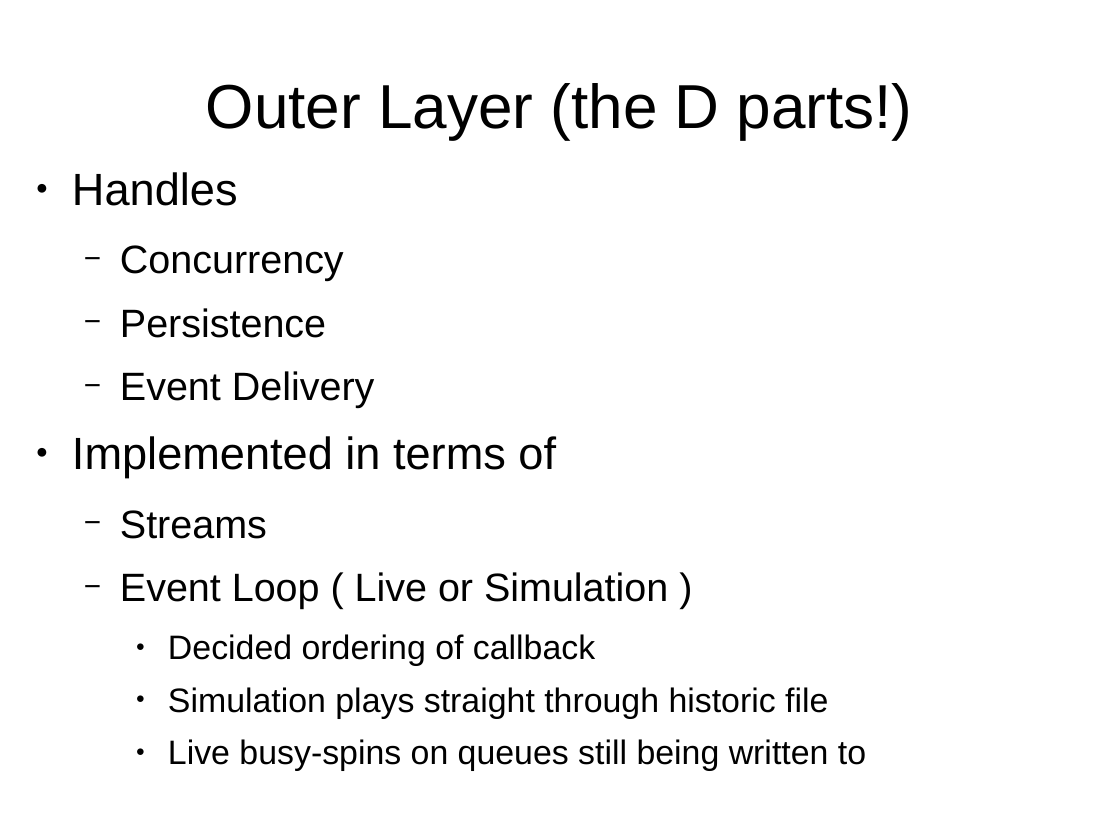
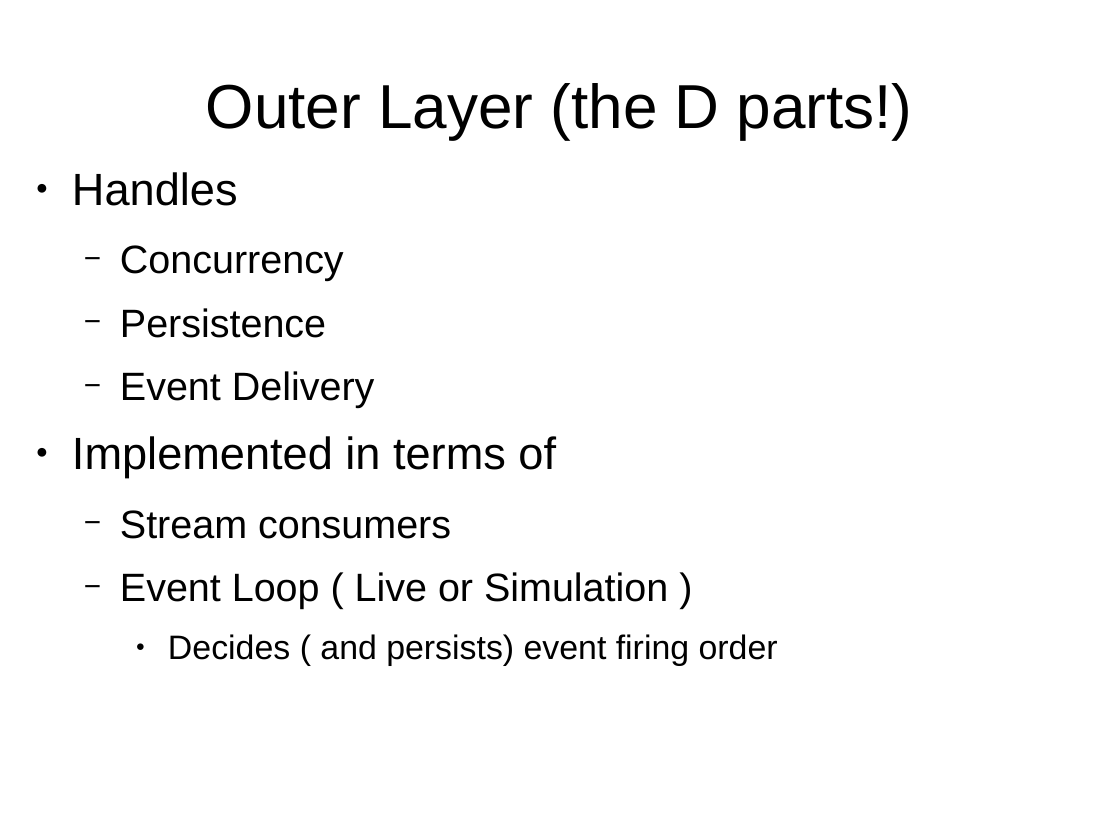
Before and after one commit to smandy/dconf_talk, a slide deck: slide 19 of dconf_iter2.odp (slide 21 before the commit). Drawn at 1120x840 pixels with LibreOffice and Linux fonts; fonts in the diff are those of the drawing. Boxes give left, top, right and bottom in pixels: in the first picture for what was removed or moved away, otherwise in the second. Text is boxed around its words. In the diff, an @@ line names an element or a change of style, - is before the commit and + after.

```diff
--- a/dconf_iter2.odp
+++ b/dconf_iter2.odp
@@ text at (x1=120, y1=510, x2=451, y2=539): text changed @@
-  − Streams
+  − Stream consumers
@@ text at (x1=168, y1=634, x2=778, y2=666): text changed @@
-    ● Decided ordering of callback
-    ● Simulation plays straight through historic file
-    ● Live busy-spins on queues still being written to
+    ● Decides ( and persists) event firing order
```
Also in this commit, not shown: 14 other slides changed, 1 slide added, 5 slides removed, 7 other files.
